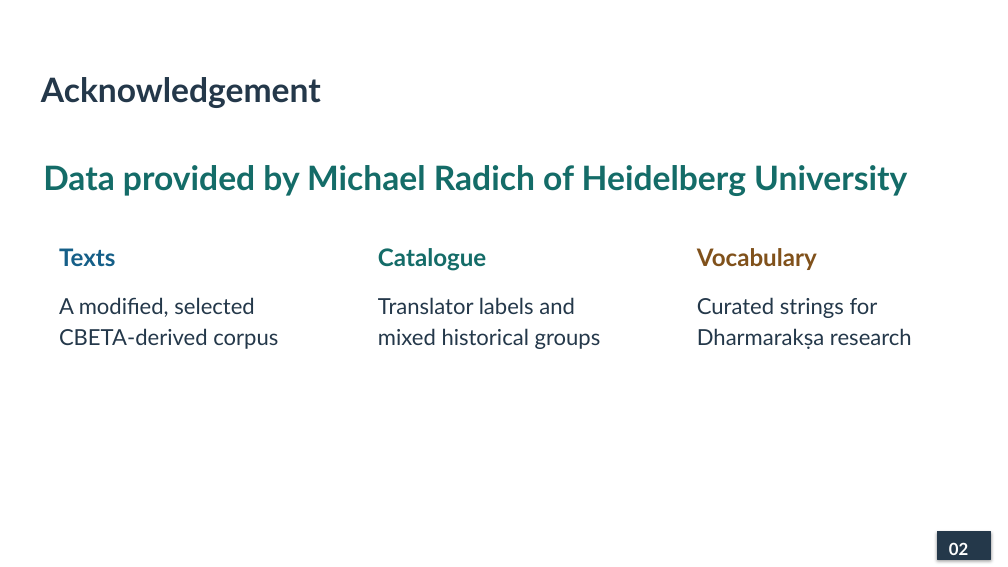
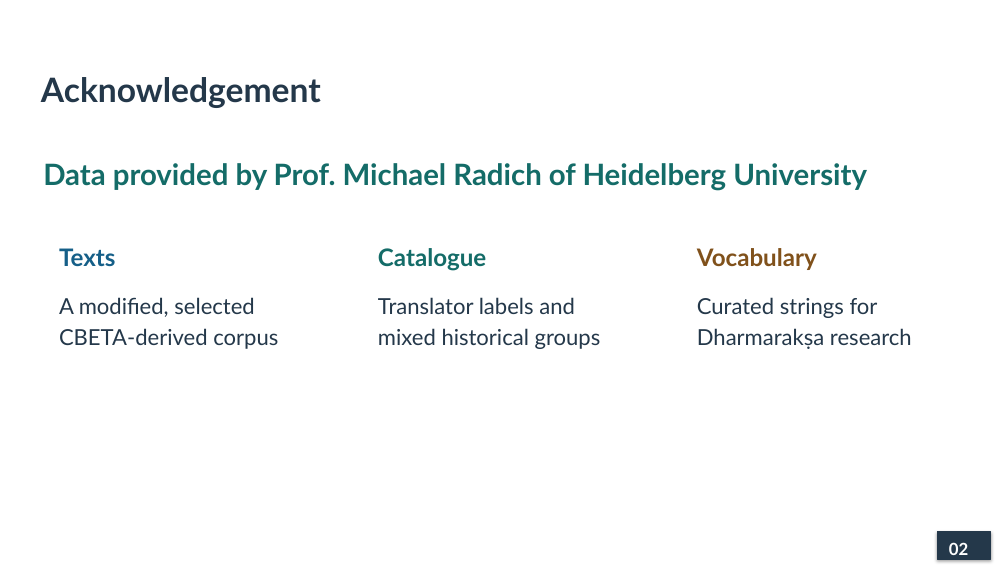
Before and after one commit to lopentu/cohort, a slide deck: slide 2 of docs/presentation/cohort-pnc-2026-main.pptx. Drawn at 1008x567 pixels with LibreOffice and Linux fonts; fonts in the diff are those of the drawing. Boxes give left, top, right and bottom in pixels: in the first picture for what was removed or moved away, otherwise in the second. Text is boxed around its words. In the diff, an @@ line names an element or a change of style, - is before the commit and + after.

```diff
--- a/docs/presentation/cohort-pnc-2026-main.pptx
+++ b/docs/presentation/cohort-pnc-2026-main.pptx
@@ text at (x1=43, y1=163, x2=867, y2=190): text changed; size 32 to 28 pt @@
-Data provided by Michael Radich of Heidelberg University
+Data provided by Prof. Michael Radich of Heidelberg University
```
Also in this commit, not shown: 2 other slides changed.
